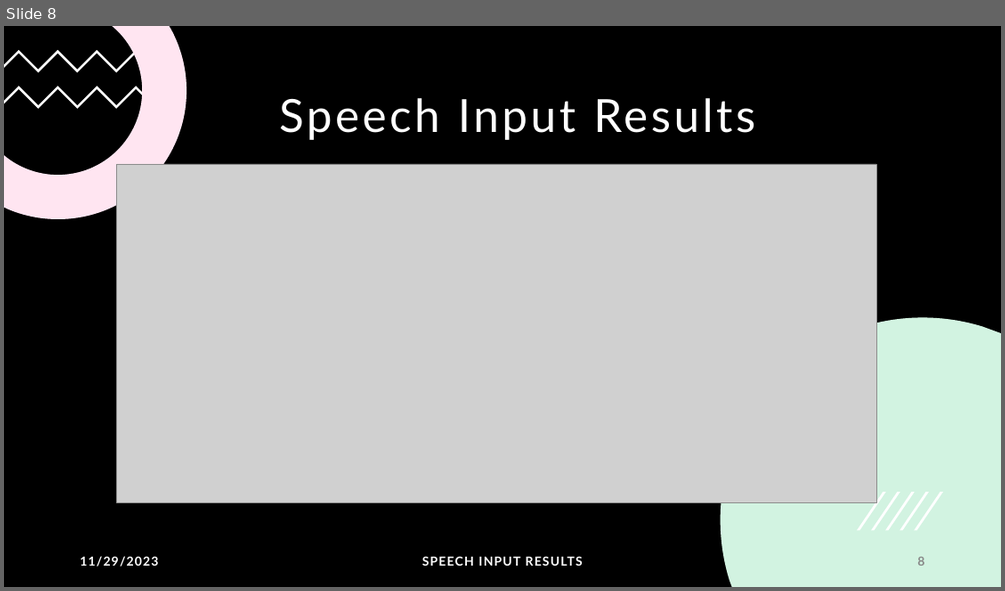
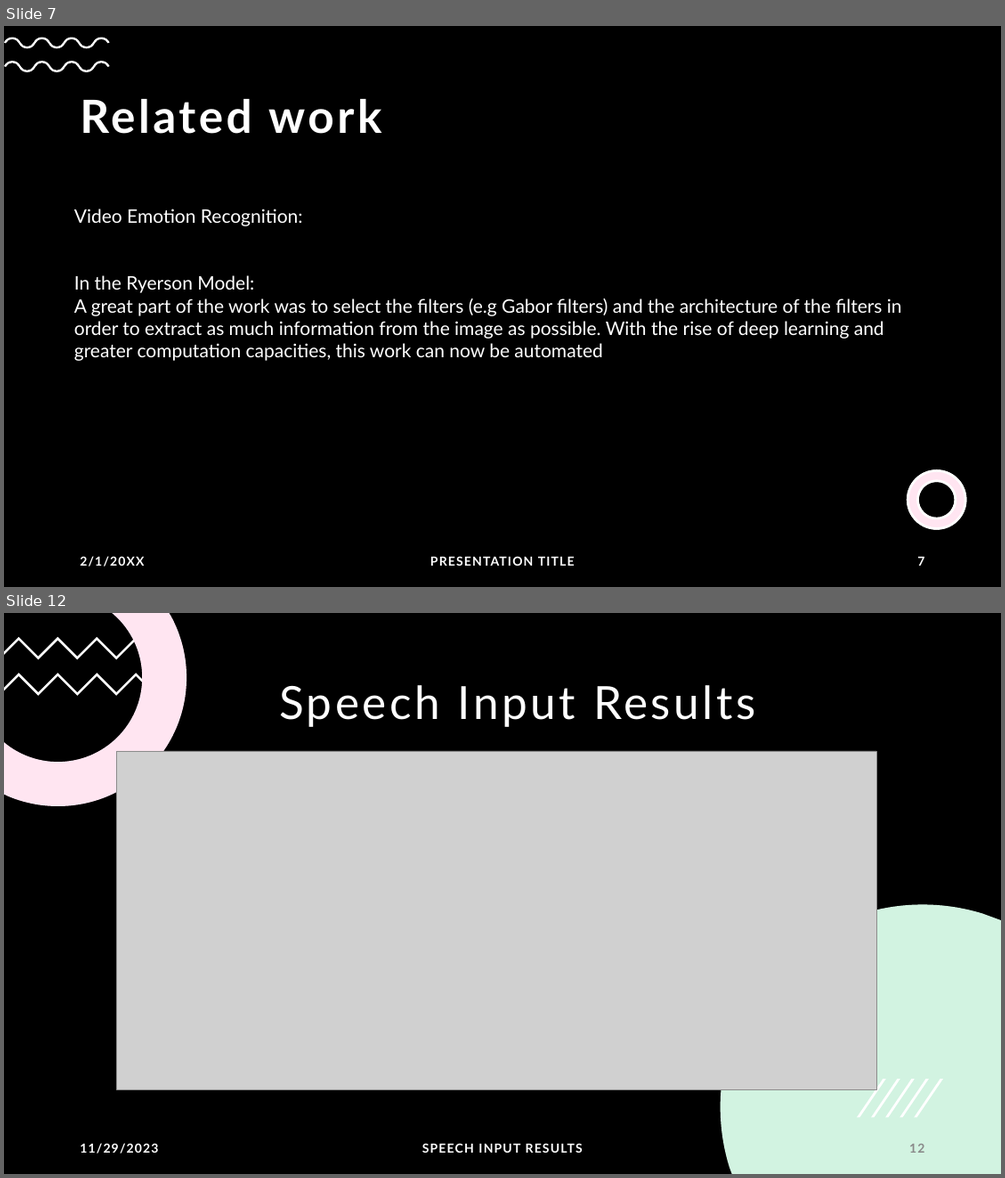
Before and after one commit to angelreddy09/DeepLearning-Project, a slide deck: EMOSENSE.pptx. Shown one above the other, each under a label of ours: slide 8 before the commit, slides 7 and 12 after it; the slides between them are not shown. The pictures are 1005x591 and 1005x1178 pixels, drawn with LibreOffice and Linux fonts; fonts in the diff are those of the drawing; grey boxes stand for pictures. Boxes give left, top, right and bottom in pixels: in the first picture for what was removed or moved away, otherwise in the second. Text is boxed around its words. In the diff, an @@ line names an element or a change of style, - is before the commit and + after.

```diff
--- a/EMOSENSE.pptx
+++ b/EMOSENSE.pptx
@@ slide 7 added at box(4, 26, 1001, 587), background #000000 @@
@@ freeform shape added at box(4, 38, 109, 48), fill #FFFFFF @@
@@ freeform shape added at box(4, 61, 109, 72), fill #FFFFFF @@
@@ title added at box(80, 99, 381, 134), 44 pt, text #FFFFFF, bold @@
+Related work
@@ text added at box(74, 208, 902, 361), 18 pt, text #FFFFFF @@
+Video Emotion Recognition:
+In the Ryerson Model:
+A great part of the work was to select the filters (e.g Gabor filters) and the architecture of the filters in order to extract as much information from the image as possible. With the rise of deep learning and greater computation capacities, this work can now be automated
@@ freeform shape added at box(908, 471, 966, 529), fill #FFFFFF, outline #FFFFFF 2.25 pt @@
@@ freeform shape added at box(908, 471, 966, 529), fill #FF80BD at 20% opacity, outline #FFFFFF 2.25 pt @@
@@ text added at box(80, 556, 144, 566), 12 pt, text #FFFFFF, bold @@
+2/1/20XX
@@ text added at box(430, 556, 574, 565), 12 pt, text #FFFFFF, bold @@
+PRESENTATION TITLE
@@ page number added at box(917, 556, 924, 565), 12 pt, text #FFFFFF, bold @@
+7
@@ what was slide 8 is now slide 12 @@
@@ page number at box(909, 1143, 924, 1152): text changed @@
-8
+12
```
Also in this commit, not shown: 5 slides changed, 6 other slides added.
